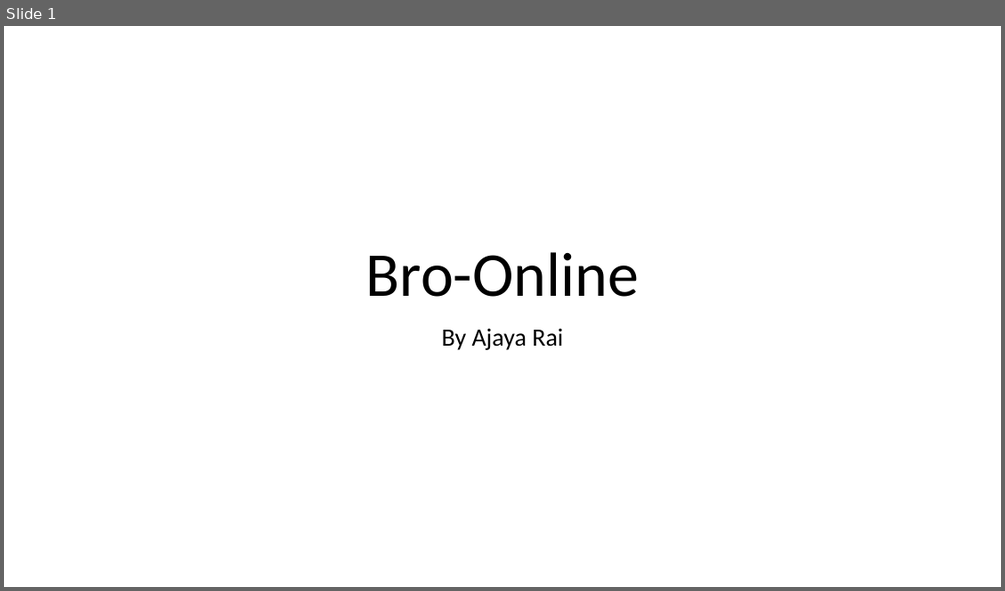
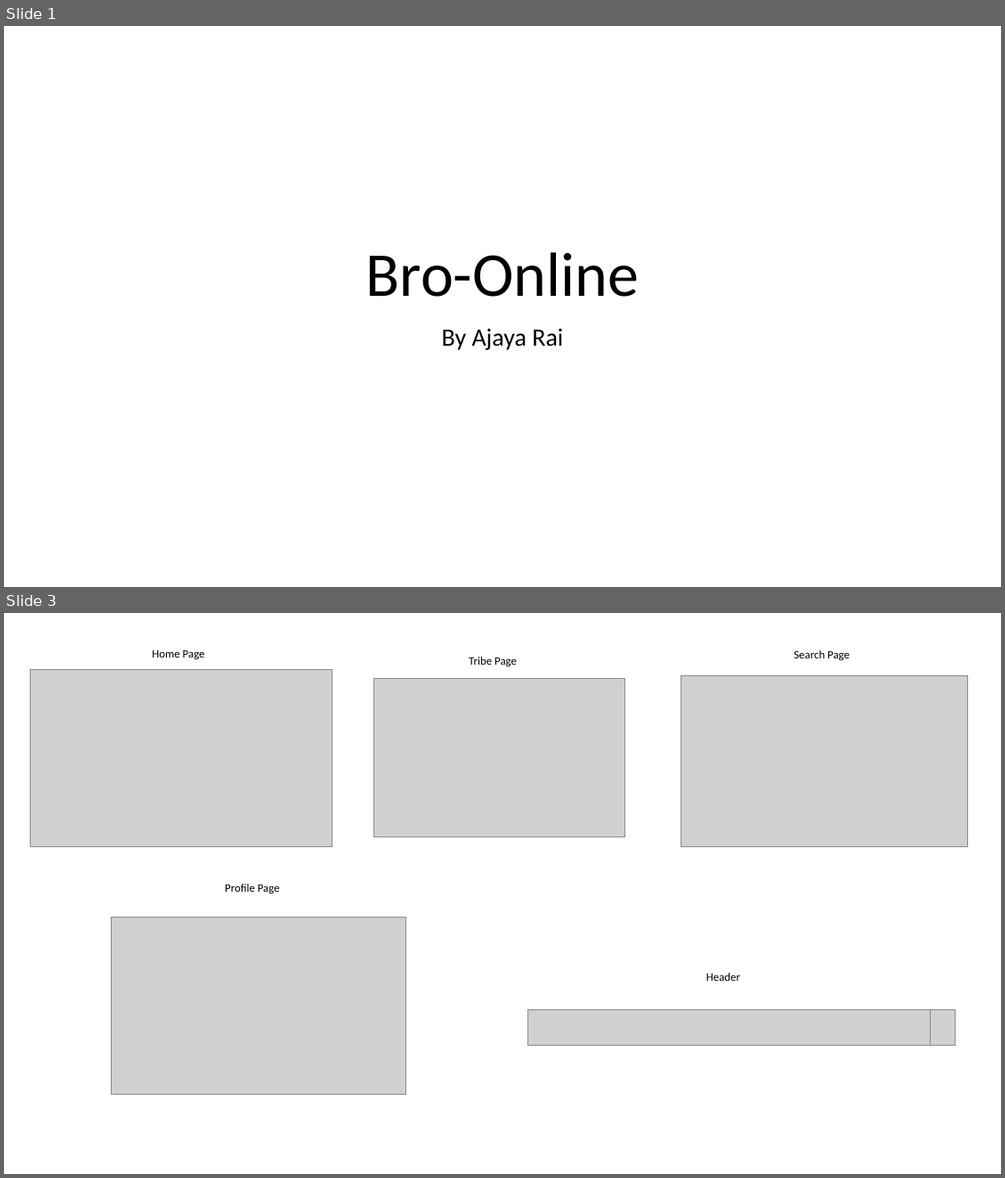
Before and after one commit to AjayaRai/bro-online, a slide deck: Challenge Week/Challenge Week Presentation.pptx. Shown one above the other, each under a label of ours: slide 1 before the commit, slides 1 and 3 after it; the slides between them are not shown. The pictures are 1005x591 and 1005x1178 pixels, drawn with LibreOffice and Linux fonts; fonts in the diff are those of the drawing; grey boxes stand for pictures. Boxes give left, top, right and bottom in pixels: in the first picture for what was removed or moved away, otherwise in the second. Text is boxed around its words. In the diff, an @@ line names an element or a change of style, - is before the commit and + after.

```diff
--- a/Challenge Week/Challenge Week Presentation.pptx
+++ b/Challenge Week/Challenge Week Presentation.pptx
@@ slide 3 added at (4, 613, 1001, 1174), background #FFFFFF @@
@@ text added at (152, 649, 205, 659), 11 pt, text #000000 @@
+Home Page
@@ text added at (469, 657, 517, 667), 11 pt, text #000000 @@
+Tribe Page
@@ text added at (793, 650, 850, 661), 11 pt, text #000000 @@
+Search Page
@@ picture added at (30, 670, 332, 846) @@
@@ picture added at (373, 679, 624, 837) @@
@@ picture added at (681, 675, 968, 846) @@
@@ text added at (225, 884, 280, 893), 11 pt, text #000000 @@
+Profile Page
@@ picture added at (111, 917, 406, 1094) @@
@@ text added at (706, 973, 740, 981), 11 pt, text #000000 @@
+Header
@@ picture added at (528, 1009, 930, 1046) @@
@@ picture added at (930, 1009, 955, 1046) @@
```
Also in this commit, not shown: 2 slides changed, 2 other slides added, 1 slide removed, 8 other files.
